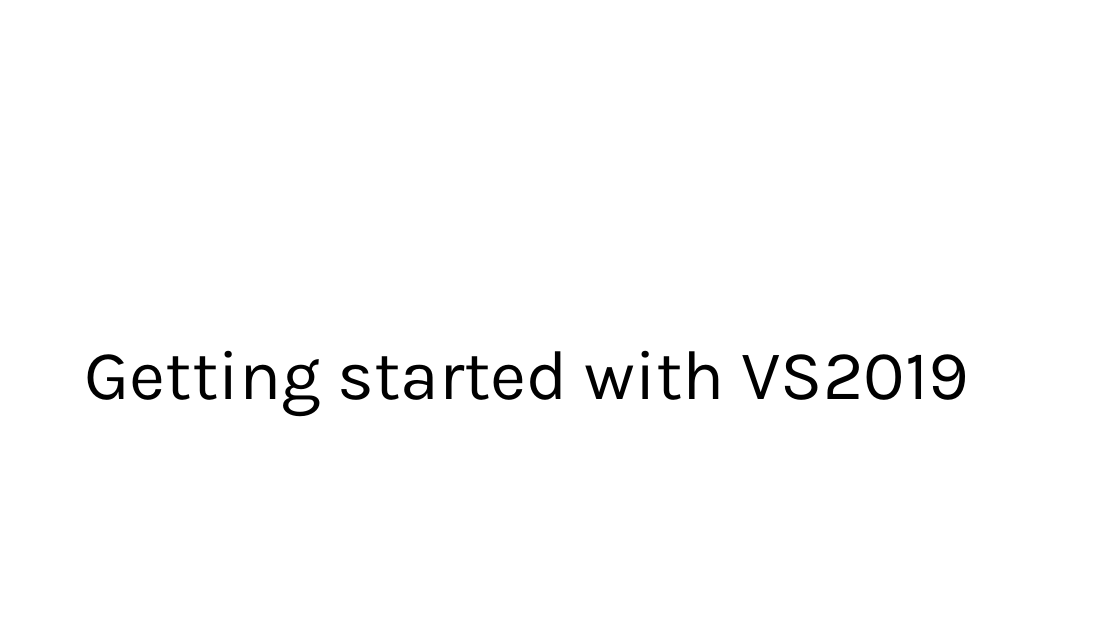
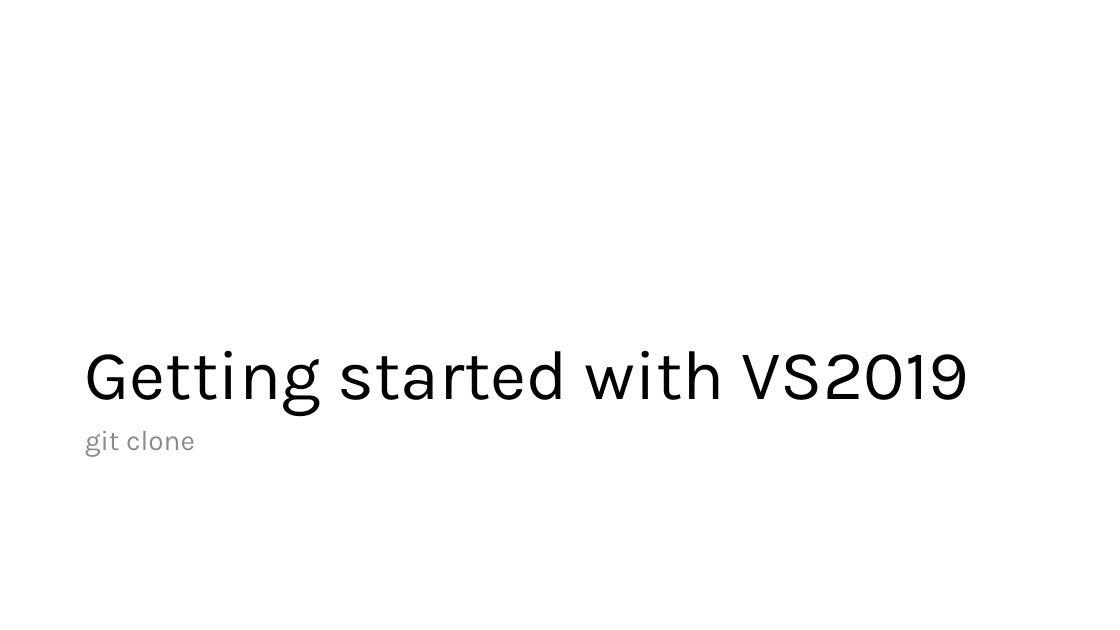
Before and after one commit to BalticMicrosoftDevelopersCommunity/letsbuild-2021, a slide deck: slide 17 of 1.Introduction/GitBasics_BalticMicrosoftDevelopersCommunity_letsbuild2021.pptx (slide 12 before the commit). Drawn at 1120x630 pixels with LibreOffice and Linux fonts; fonts in the diff are those of the drawing. Boxes give left, top, right and bottom in pixels: in the first picture for what was removed or moved away, otherwise in the second. Text is boxed around its words. In the diff, an @@ line names an element or a change of style, - is before the commit and + after.

```diff
--- a/1.Introduction/GitBasics_BalticMicrosoftDevelopersCommunity_letsbuild2021.pptx
+++ b/1.Introduction/GitBasics_BalticMicrosoftDevelopersCommunity_letsbuild2021.pptx
@@ text added at [85, 431, 195, 456], 24 pt, text #8C8C8C @@
+git clone
```
Also in this commit, not shown: 10 other slides changed, 10 slides added, 3 slides removed.
